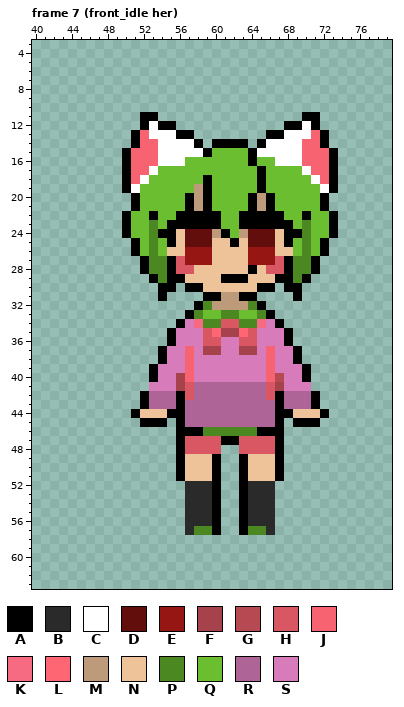
Pixel-art file: characters/sprites/her.aseprite. The first picture shows the starting point.
124x64 pixels, 84 frames. Colours within 5 levels of each other are drawn and written as one. Shown: frame 7 (front_idle her): x 40..79, y 3..63. The commit also changed other frames, which this record leaves out.
Visible layers, top first: "her", "head", "body", "legs".
Palette (. is transparent): A #000000  B #2a2a2a  C #ffffff  D #620e0d  E #961614  F #a6424b  G #b74953  H #d95763  J #f86371  K #f76b82  L #ff6674  M #bd9b7a  N #eec39a  P #4c8822  Q #6abe30  R #af6497  S #d77bba
Pixels before, frame 7 (front_idle her), first column x 50:
11 ..AA................AA..
12 ..ACAA............AACA..
13 .AJCCCAA........AACCCJA.
14 .AJJCCCCA.AAAA.ACCCCJJA.
15 AJJJCCCCCAQQQQACCCCCJJJA
16 AJJJCCCQQQQQQQAQQCCCJJJA
17 AJJCQQQQQQQQQQQAQQQQCJJA
18 AJCQQQQQQAQQQQQAQQQQQCJA
19 ACQQQQQQMAQQQQQAQQQQQQCA
20 .AQQQQQAMAQQQQAMAQQQQQA.
21 .AQQQQQAMAQQQQAMAQQQQQA.
22 AQQAQQAAAAAQQAAAAAQQAQQA
23 AQQPQAAAAAAQQAAAAAAQPQQA
24 AQQPAANDDDMAQMDDDNAAPQQA
25 .AQPQANDDDNNANDDDNAQPQA.
26 .AQPQNNEEENNNNEEENNQPQA.
27 ..APPAHEEENNNNEEEHAPPA..
28 ..APPAHHNNNNNNANHHAPPA..
29 ...APAANNNNAAANNNAAPA...
30 ....AA.AANNNNNNAA.AA....
31 ....A....AAMMAA....A....
32 ........APMMMMPA........
33 .......APQQPPQQPA.......
34 ......ASKPPHHPPKSA......
35 .....ASSSHLFFLHSSSA.....
36 .....ASSSHHSSHHSSSA.....
37 ....ASSJSFFSSFFSJSSA....
38 ....ASSJSSSSSSSSJSSA....
39 ...ASSSJSSSSSSSSJSSSA...
40 ...ASSFJSSSSSSSSJGSSA...
41 ...SSSFHRRRRRRRRHFSSS...
42 ..ARRRAHRRRRRRRRHARRRA..
43 ..ARRRARRRRRRRRRRARRRA..
44 .ANNNAARRRRRRRRRRAANNNA.
45 ..AAA.ARRRRRRRRRRA.AAA..
46 ......AAAPPPPPPAAA......
47 ......AHHHHAAHHHHA......
48 ......AHHHH..HHHHA......
49 ......ANNNA..ANNNA......
50 ......ANNNA..ANNNA......
51 ......ANNNA..ANNNA......
52 .......BBBA..ABBB.......
53 .......BBBA..ABBB.......
54 .......BBBA..ABBB.......
55 .......BBBA..ABBB.......
56 .......BBBA..ABBB.......
57 .......BPPA..APPB.......
The result:
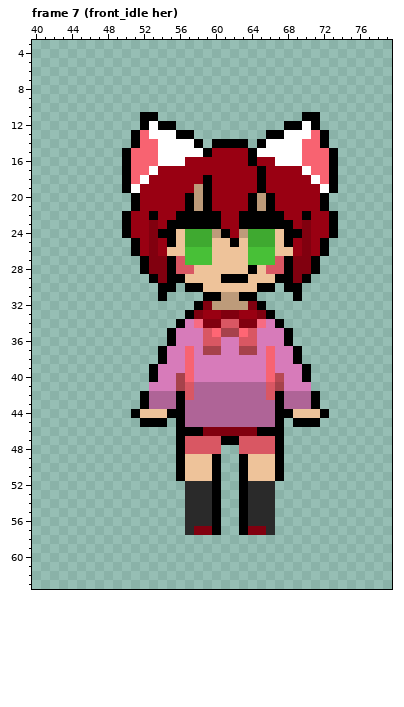
Edits made:
colour D: #620e0d -> #3fa930
colour E: #961614 -> #48c037
colour P: #4c8822 -> #81000f
colour Q: #6abe30 -> #990012
Pixel boxes of the changes (left, top, right, bottom) in both pictures:
changed: (131, 148, 329, 328)
changed: (203, 427, 257, 436)
changed: (194, 526, 212, 535)
changed: (248, 526, 266, 535)
